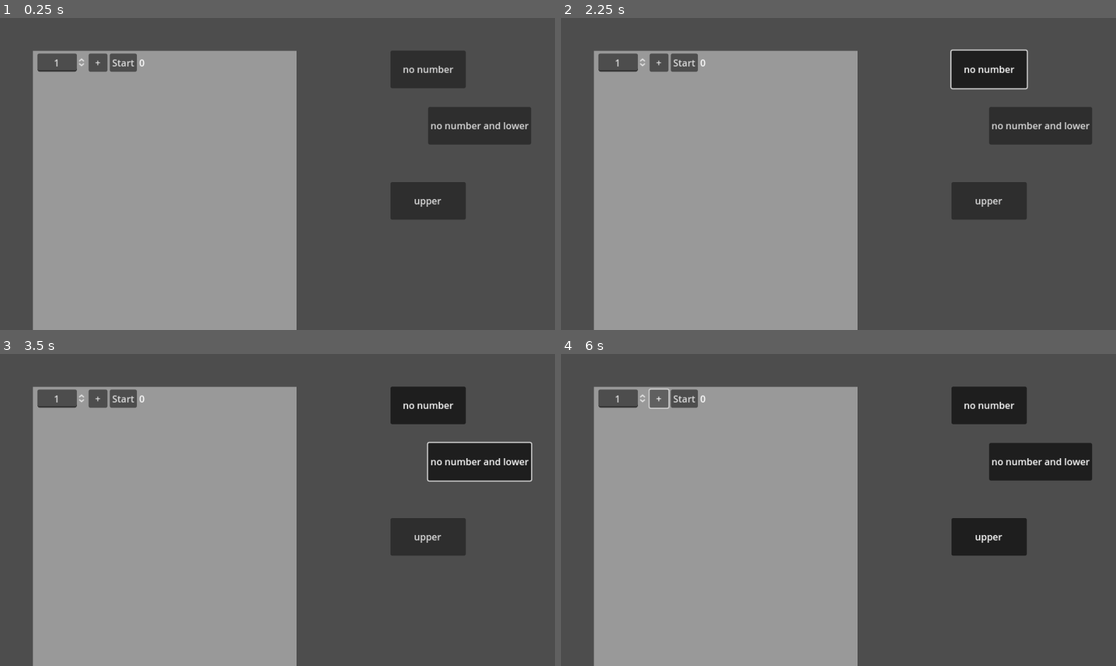
Above: before the commit, frames 1-4 (two rows, left to right).
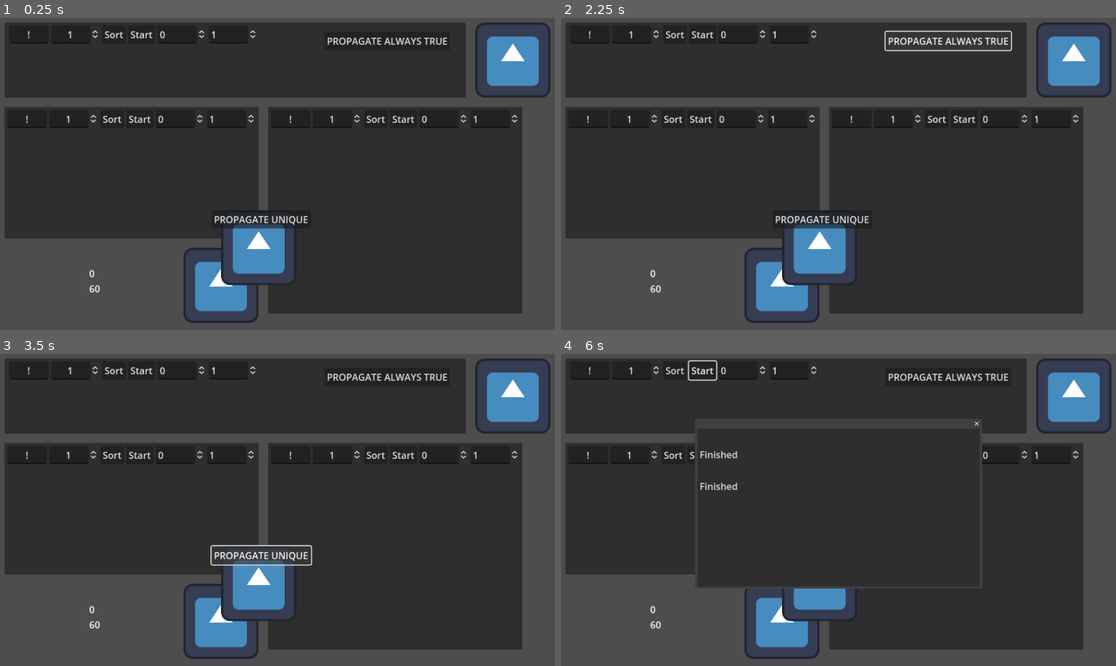
Above: after the commit, the same moments.

Repository: MarshallNekiu/ClockMethod
Game: Godot game, scene res://scenes/test.tscn
Same seed, same stepped clock (60 frames per second), same inputs: the game is played once before the commit and once after it. The engine's default icon, where the game draws it, is replaced by a stand-in: a white triangle on a blue panel in a dark square.
Inputs (mouse positions are in pixels of both pictures, inside the frame that each line leads up to):
- Up to frame 1 (0.25 s): no input
- Up to frame 2 (2.25 s): click (660, 61) at 0.5 s, where only the run before the commit has a clickable "+"; click (677, 33) at 1.25 s, where only the run after the commit has a clickable "Sort"; click "no number" (after the commit: "PROPAGATE ALWAYS TRUE") at 2 s
- Up to frame 3 (3.5 s): click "no number and lower" (after the commit: "PROPAGATE UNIQUE") at 2.75 s
- Up to frame 4 (6 s): click (988, 538) at 3.5 s, where only the run before the commit has a clickable "upper"; click "Start" at 4.25 s; click "Start" at 5 s; click (660, 397) at 5.75 s, where only the run before the commit has a clickable "+"

The runs differ from the first frame. In frame 1, 81% of the frame differs, in the area x 0-100%, y 1-100%; in frame 2, 80%; in frame 3, 81%; in frame 4, 81%.
Error before the commit: Invalid access to property or key 'black_box' on a base object of type 'null instance'. (res://scripts/test.gd:10)

Commit message:
Add files via upload

Diff:
--- a/scenes/clock.tscn
+++ b/scenes/clock.tscn
@@ -1,14 +1,50 @@
-[gd_scene load_steps=3 format=3 uid="uid://fgx3msmlceof"]
+[gd_scene load_steps=6 format=3 uid="uid://fgx3msmlceof"]
 
 [ext_resource type="Script" path="res://scripts/clock.gd" id="1_sbrrq"]
 
-[sub_resource type="StyleBoxFlat" id="StyleBoxFlat_fvhqq"]
+[sub_resource type="Theme" id="Theme_mjb7p"]
+
+[sub_resource type="Animation" id="Animation_oyh4l"]
+length = 0.001
+tracks/0/type = "value"
+tracks/0/imported = false
+tracks/0/enabled = true
+tracks/0/path = NodePath(".:value")
+tracks/0/interp = 1
+tracks/0/loop_wrap = true
+tracks/0/keys = {
+"times": PackedFloat32Array(0),
+"transitions": PackedFloat32Array(1),
+"update": 0,
+"values": [0.0]
+}
+
+[sub_resource type="Animation" id="Animation_10na0"]
+resource_name = "start"
+tracks/0/type = "value"
+tracks/0/imported = false
+tracks/0/enabled = true
+tracks/0/path = NodePath(".:value")
+tracks/0/interp = 1
+tracks/0/loop_wrap = true
+tracks/0/keys = {
+"times": PackedFloat32Array(0, 1),
+"transitions": PackedFloat32Array(1, 1),
+"update": 0,
+"values": [0.0, 1.0]
+}
+
+[sub_resource type="AnimationLibrary" id="AnimationLibrary_7bt8v"]
+_data = {
+"RESET": SubResource("Animation_oyh4l"),
+"start": SubResource("Animation_10na0")
+}
 
 [node name="Clock" type="Panel"]
-custom_minimum_size = Vector2(256, 256)
-offset_right = 256.0
-offset_bottom = 256.0
-theme_override_styles/panel = SubResource("StyleBoxFlat_fvhqq")
+custom_minimum_size = Vector2(432, 128)
+offset_right = 432.0
+offset_bottom = 128.0
+theme = SubResource("Theme_mjb7p")
 script = ExtResource("1_sbrrq")
 
 [node name="VBox" type="VBoxContainer" parent="."]
@@ -26,37 +62,55 @@
 [node name="Control" type="HBoxContainer" parent="VBox"]
 layout_mode = 2
 
+[node name="Alarm" type="LineEdit" parent="VBox/Control"]
+layout_mode = 2
+text = "!"
+placeholder_text = "Alarm"
+alignment = 1
+select_all_on_focus = true
+
 [node name="Time" type="SpinBox" parent="VBox/Control"]
 layout_mode = 2
-max_value = 10000.0
+max_value = 600.0
 step = 0.01
 value = 1.0
 alignment = 1
 select_all_on_focus = true
 
-[node name="AddConnection" type="Button" parent="VBox/Control"]
-custom_minimum_size = Vector2(32, 0)
+[node name="Sort" type="Button" parent="VBox/Control"]
 layout_mode = 2
-text = "+"
+text = "Sort"
 
 [node name="Start" type="Button" parent="VBox/Control"]
 layout_mode = 2
 text = "Start"
 
-[node name="Label" type="Label" parent="VBox/Control"]
+[node name="CurrentTime" type="SpinBox" parent="VBox/Control"]
 layout_mode = 2
-text = "0"
+max_value = 600.0
+step = 0.01
+
+[node name="Animation" type="AnimationPlayer" parent="VBox/Control/CurrentTime"]
+libraries = {
+"": SubResource("AnimationLibrary_7bt8v")
+}
+
+[node name="EndTime" type="SpinBox" parent="VBox/Control"]
+layout_mode = 2
+min_value = 0.01
+max_value = 600.0
+step = 0.01
+value = 1.0
 
 [node name="Connected" type="ScrollContainer" parent="VBox"]
-custom_minimum_size = Vector2(0, 212)
+custom_minimum_size = Vector2(0, 80)
 layout_mode = 2
+size_flags_vertical = 3
+follow_focus = true
 
 [node name="VBox" type="VBoxContainer" parent="VBox/Connected"]
 layout_mode = 2
 
-[node name="Time" type="Timer" parent="."]
-one_shot = true
-
-[connection signal="pressed" from="VBox/Control/AddConnection" to="." method="_on_add_connection_pressed"]
+[connection signal="text_submitted" from="VBox/Control/Alarm" to="." method="add_alarm"]
+[connection signal="pressed" from="VBox/Control/Sort" to="." method="sort_by_time"]
 [connection signal="pressed" from="VBox/Control/Start" to="." method="start"]
-[connection signal="child_order_changed" from="VBox/Connected/VBox" to="." method="_on_v_box_child_order_changed"]
--- a/scenes/test.tscn
+++ b/scenes/test.tscn
@@ -1,42 +1,231 @@
-[gd_scene load_steps=3 format=3 uid="uid://dqs83jfyuvrkd"]
+[gd_scene load_steps=11 format=3 uid="uid://dqs83jfyuvrkd"]
 
 [ext_resource type="PackedScene" uid="uid://fgx3msmlceof" path="res://scenes/clock.tscn" id="1_15c5l"]
 [ext_resource type="Script" path="res://scripts/test.gd" id="1_miv5m"]
+[ext_resource type="Texture2D" uid="uid://n0cwu0loiivg" path="res://icon.svg" id="3_dq7ln"]
+
+[sub_resource type="Animation" id="Animation_ijic6"]
+length = 0.001
+tracks/0/type = "value"
+tracks/0/imported = false
+tracks/0/enabled = true
+tracks/0/path = NodePath(".:rotation")
+tracks/0/interp = 1
+tracks/0/loop_wrap = true
+tracks/0/keys = {
+"times": PackedFloat32Array(0),
+"transitions": PackedFloat32Array(1),
+"update": 0,
+"values": [0.0]
+}
+tracks/1/type = "value"
+tracks/1/imported = false
+tracks/1/enabled = true
+tracks/1/path = NodePath(".:scale")
+tracks/1/interp = 1
+tracks/1/loop_wrap = true
+tracks/1/keys = {
+"times": PackedFloat32Array(0),
+"transitions": PackedFloat32Array(1),
+"update": 0,
+"values": [Vector2(1, 1)]
+}
+tracks/2/type = "value"
+tracks/2/imported = false
+tracks/2/enabled = true
+tracks/2/path = NodePath(".:skew")
+tracks/2/interp = 1
+tracks/2/loop_wrap = true
+tracks/2/keys = {
+"times": PackedFloat32Array(0),
+"transitions": PackedFloat32Array(1),
+"update": 0,
+"values": [0.0]
+}
+tracks/3/type = "value"
+tracks/3/imported = false
+tracks/3/enabled = true
+tracks/3/path = NodePath(".:offset")
+tracks/3/interp = 1
+tracks/3/loop_wrap = true
+tracks/3/keys = {
+"times": PackedFloat32Array(0),
+"transitions": PackedFloat32Array(1),
+"update": 0,
+"values": [Vector2(0, 0)]
+}
+
+[sub_resource type="Animation" id="Animation_ys4y3"]
+resource_name = "offset"
+tracks/0/type = "value"
+tracks/0/imported = false
+tracks/0/enabled = true
+tracks/0/path = NodePath(".:offset")
+tracks/0/interp = 1
+tracks/0/loop_wrap = true
+tracks/0/keys = {
+"times": PackedFloat32Array(0, 0.5, 1),
+"transitions": PackedFloat32Array(1, 1, 1),
+"update": 0,
+"values": [Vector2(0, 0), Vector2(-128, 0), Vector2(0, 0)]
+}
+
+[sub_resource type="Animation" id="Animation_23dxd"]
+resource_name = "rotate"
+tracks/0/type = "value"
+tracks/0/imported = false
+tracks/0/enabled = true
+tracks/0/path = NodePath(".:rotation")
+tracks/0/interp = 1
+tracks/0/loop_wrap = true
+tracks/0/keys = {
+"times": PackedFloat32Array(0, 1),
+"transitions": PackedFloat32Array(1, 1),
+"update": 0,
+"values": [0.0, 6.28319]
+}
+
+[sub_resource type="Animation" id="Animation_00yp5"]
+resource_name = "rotateskew"
+tracks/0/type = "value"
+tracks/0/imported = false
+tracks/0/enabled = true
+tracks/0/path = NodePath(".:rotation")
+tracks/0/interp = 1
+tracks/0/loop_wrap = true
+tracks/0/keys = {
+"times": PackedFloat32Array(0, 1),
+"transitions": PackedFloat32Array(1, 1),
+"update": 0,
+"values": [0.0, 6.28319]
+}
+tracks/1/type = "value"
+tracks/1/imported = false
+tracks/1/enabled = true
+tracks/1/path = NodePath(".:skew")
+tracks/1/interp = 1
+tracks/1/loop_wrap = true
+tracks/1/keys = {
+"times": PackedFloat32Array(0, 0.5, 1),
+"transitions": PackedFloat32Array(1, 1, 1),
+"update": 0,
+"values": [0.0, -1.56905, 0.0]
+}
+
+[sub_resource type="Animation" id="Animation_gpwfs"]
+resource_name = "scale"
+tracks/0/type = "value"
+tracks/0/imported = false
+tracks/0/enabled = true
+tracks/0/path = NodePath(".:scale")
+tracks/0/interp = 1
+tracks/0/loop_wrap = true
+tracks/0/keys = {
+"times": PackedFloat32Array(0, 0.5, 1),
+"transitions": PackedFloat32Array(1, 1, 1),
+"update": 0,
+"values": [Vector2(1, 1), Vector2(2, 2), Vector2(1, 1)]
+}
+
+[sub_resource type="Animation" id="Animation_wxqcb"]
+resource_name = "skew"
+tracks/0/type = "value"
+tracks/0/imported = false
+tracks/0/enabled = true
+tracks/0/path = NodePath(".:skew")
+tracks/0/interp = 1
+tracks/0/loop_wrap = true
+tracks/0/keys = {
+"times": PackedFloat32Array(0, 0.5, 1),
+"transitions": PackedFloat32Array(1, 1, 1),
+"update": 0,
+"values": [0.0, -1.56905, 0.0]
+}
+
+[sub_resource type="AnimationLibrary" id="AnimationLibrary_qwls0"]
+_data = {
+"RESET": SubResource("Animation_ijic6"),
+"offset": SubResource("Animation_ys4y3"),
+"rotate": SubResource("Animation_23dxd"),
+"rotateskew": SubResource("Animation_00yp5"),
+"scale": SubResource("Animation_gpwfs"),
+"skew": SubResource("Animation_wxqcb")
+}
 
 [node name="Test" type="Node2D"]
 scale = Vector2(2, 2)
 script = ExtResource("1_miv5m")
 
 [node name="Clock" parent="." instance=ExtResource("1_15c5l")]
-offset_left = 64.0
-offset_top = 64.0
-offset_right = 512.0
-offset_bottom = 608.0
+offset_left = 16.0
+offset_top = 16.0
+offset_right = 800.0
+offset_bottom = 144.0
+
+[node name="Clock2" parent="." instance=ExtResource("1_15c5l")]
+offset_left = 16.0
+offset_top = 160.0
+offset_right = 448.0
+offset_bottom = 384.0
+
+[node name="Clock3" parent="." instance=ExtResource("1_15c5l")]
+offset_left = 464.0
+offset_top = 160.0
+offset_right = 896.0
+offset_bottom = 512.0
+
+[node name="Sprite2D" type="Sprite2D" parent="."]
+position = Vector2(880, 80)
+texture = ExtResource("3_dq7ln")
+
+[node name="Animation" type="AnimationPlayer" parent="Sprite2D"]
+libraries = {
+"": SubResource("AnimationLibrary_qwls0")
+}
+
+[node name="Sprite2D2" type="Sprite2D" parent="."]
+position = Vector2(384, 464)
+texture = ExtResource("3_dq7ln")
+
+[node name="Animation" type="AnimationPlayer" parent="Sprite2D2"]
+libraries = {
+"": SubResource("AnimationLibrary_qwls0")
+}
+
+[node name="Sprite2D3" type="Sprite2D" parent="."]
+position = Vector2(448, 400)
+texture = ExtResource("3_dq7ln")
 
 [node name="Button" type="Button" parent="."]
-offset_left = 672.0
-offset_top = 64.0
-offset_right = 800.0
-offset_bottom = 128.0
-toggle_mode = true
-text = "no number"
+offset_left = 560.0
+offset_top = 32.0
+offset_right = 773.0
+offset_bottom = 63.0
+text = "PROPAGATE ALWAYS TRUE"
 
 [node name="Button2" type="Button" parent="."]
-offset_left = 736.0
-offset_top = 160.0
-offset_right = 911.0
-offset_bottom = 224.0
-toggle_mode = true
-text = "no number and lower"
-
-[node name="Button3" type="Button" parent="."]
-offset_left = 672.0
-offset_top = 288.0
-offset_right = 800.0
-offset_bottom = 352.0
-toggle_mode = true
-text = "upper"
-
-[connection signal="toggled" from="Button" to="." method="_on_button_toggled"]
-[connection signal="toggled" from="Button2" to="." method="_on_button_2_toggled"]
-[connection signal="toggled" from="Button3" to="." method="_on_button_3_toggled"]
+offset_left = 368.0
+offset_top = 336.0
+offset_right = 537.0
+offset_bottom = 367.0
+text = "PROPAGATE UNIQUE"
+
+[node name="Label" type="Label" parent="."]
+offset_left = 160.0
+offset_top = 432.0
+offset_right = 200.0
+offset_bottom = 455.0
+text = "0"
+
+[node name="Timer" type="Timer" parent="."]
+wait_time = 60.0
+
+[connection signal="alarm_created" from="Clock" to="." method="_on_clock_alarm_created"]
+[connection signal="event_created" from="Clock" to="." method="_on_clock_event_created"]
+[connection signal="alarm_created" from="Clock2" to="." method="_on_clock_2_alarm_created"]
+[connection signal="event_created" from="Clock2" to="." method="_on_clock_2_event_created"]
+[connection signal="alarm" from="Clock3" to="." method="_on_clock_3_alarm"]
+[connection signal="event_created" from="Clock3" to="." method="_on_clock_3_event_created"]
+[connection signal="started" from="Clock3" to="." method="_on_clock_3_started"]
+[connection signal="pressed" from="Button" to="." method="_on_button_always_true_pressed"]
+[connection signal="pressed" from="Button2" to="." method="_on_button_propagate_unique_pressed"]
